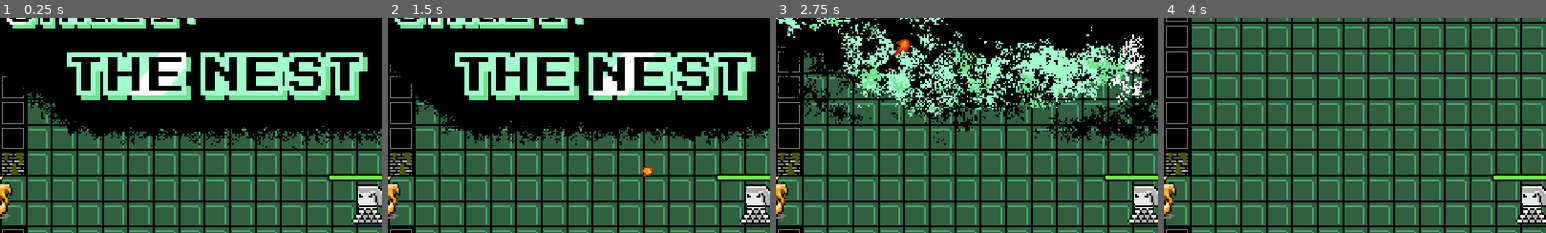
Above: before the commit, frames 1-4 (left to right).
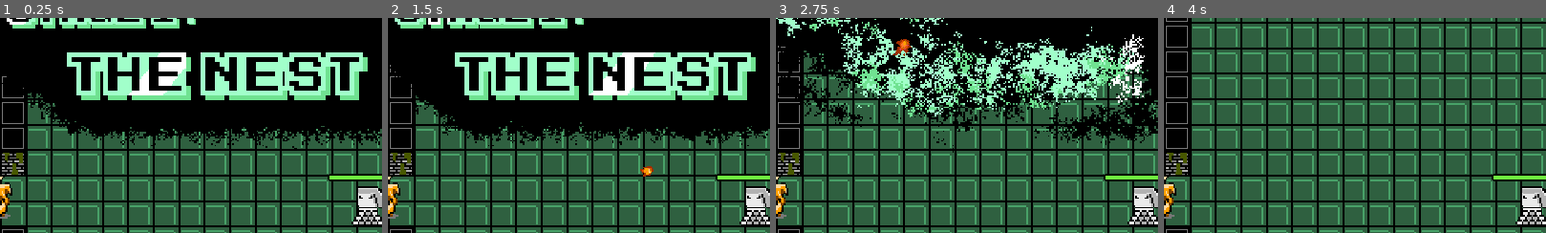
Above: after the commit, the same moments.

Repository: jonathanlin0/Theseus
Game: Godot game, scene res://Levels/Level2.tscn
Same seed, same stepped clock (60 frames per second), same inputs: the game is played once before the commit and once after it. This scene is started directly instead of the project's main scene. Sound files missing from this copy of the repository are replaced by a short silence.
Inputs (mouse positions are % of the whole screen's width and height, from its top left):
- Up to frame 1 (0.25 s): no input
- Up to frame 2 (1.5 s): tap Enter at 0.5 s; move the mouse to (72, 45) at 0.52 s; hold Up (ui_up) 0.53-1.28 s; hold Space (ui_space) 0.53-1.28 s; click (72, 45) at 0.67 s; tap Keypad Enter (ui_accept) at 0.77, 0.8, 1.07, 1.35 s; move the mouse to (30, 55) at 1.27 s
- Up to frame 3 (2.75 s): tap Keypad Enter (ui_accept) at 1.52, 1.82, 2.3 s; tap Space (ui_space) at 1.55 s; move the mouse to (60, 28) at 2.02 s; hold Up (ui_up) from 2.03 s (still down); click (60, 28) at 2.1 s
- Up to frame 4 (4 s): move the mouse to (45, 70) at 2.77 s; tap Space (ui_space) at 2.85 s; click (45, 70) at 2.92 s; tap Keypad Enter (ui_accept) at 3.02, 3.32, 3.77, 3.8 s; move the mouse to (80, 65) at 3.52 s; release Up (ui_up) at 3.53 s; hold Shift from 3.53 s (still down)
The pictures show only the part of the screen within x 50-100%, y 9-59%; the shares and areas given below are measured in that part.

The runs differ from the first frame. In frame 1, 0.7% of the frame differs, in the area x 92-100%, y 77-97%; in frame 2, 0.7%; in frame 3, 0.7%; in frame 4, 0.7%.

Commit message:
whack done maybe more spawn boxes needed

Diff:
--- a/Theseus/Bosses/Snake Goddess/Snake_Goddess.gd
+++ b/Theseus/Bosses/Snake Goddess/Snake_Goddess.gd
@@ -15,6 +15,7 @@
 var velocity = Vector2()
 var speed = 0
 var health = master_data.snake_goddess_health
+var dir = "left"
 
 func _ready():
 	$Health_Bar.setMax(master_data.snake_goddess_health)
@@ -23,6 +24,15 @@
 func _physics_process(delta):
 	#activate when the player gets close
 	#if master_data.hypotnuse(get_parent().get_child(3).get_global_position(), get_global_position())<150 and sleeping:
+	if position.x > master_data.player_x:
+		dir = "left"
+		$AnimatedSprite.flip_h = false
+
+	if position.x < master_data.player_x:
+		dir = "right"
+		$AnimatedSprite.flip_h = true
+
+
 	if master_data.hypotnuse(Vector2(master_data.player_global_x, master_data.player_global_y), get_global_position()) < 150 and sleeping:
 		activate()
 
@@ -57,6 +67,7 @@
 	$AnimatedSprite.play("whack")
 	previous_animation = "whack"
 	master_data.health -= master_data.snake_goddess_whack_damage
+	get_parent().get_node("Player")._knockback(dir,8)
 
 func damage(dmg):
 	if can_be_damaged:
--- a/Theseus/Bosses/Snake Goddess/Snake_Goddess.tscn
+++ b/Theseus/Bosses/Snake Goddess/Snake_Goddess.tscn
@@ -104,6 +104,51 @@
 atlas = ExtResource( 3 )
 region = Rect2( 1710, 0, 114, 89 )
 
+[sub_resource type="AtlasTexture" id=1]
+flags = 8
+atlas = ExtResource( 1 )
+region = Rect2( 0, 0, 114, 89 )
+
+[sub_resource type="AtlasTexture" id=2]
+flags = 8
+atlas = ExtResource( 1 )
+region = Rect2( 114, 0, 114, 89 )
+
+[sub_resource type="AtlasTexture" id=3]
+flags = 8
+atlas = ExtResource( 1 )
+region = Rect2( 228, 0, 114, 89 )
+
+[sub_resource type="AtlasTexture" id=4]
+flags = 8
+atlas = ExtResource( 1 )
+region = Rect2( 342, 0, 114, 89 )
+
+[sub_resource type="AtlasTexture" id=5]
+flags = 8
+atlas = ExtResource( 1 )
+region = Rect2( 456, 0, 114, 89 )
+
+[sub_resource type="AtlasTexture" id=6]
+flags = 8
+atlas = ExtResource( 1 )
+region = Rect2( 570, 0, 114, 89 )
+
+[sub_resource type="AtlasTexture" id=7]
+flags = 8
+atlas = ExtResource( 1 )
+region = Rect2( 684, 0, 114, 89 )
+
+[sub_resource type="AtlasTexture" id=8]
+flags = 8
+atlas = ExtResource( 1 )
+region = Rect2( 798, 0, 114, 89 )
+
+[sub_resource type="AtlasTexture" id=9]
+flags = 8
+atlas = ExtResource( 1 )
+region = Rect2( 912, 0, 114, 89 )
+
 [sub_resource type="AtlasTexture" id=32]
 flags = 8
 atlas = ExtResource( 4 )
@@ -118,51 +163,6 @@
 flags = 8
 atlas = ExtResource( 4 )
 region = Rect2( 228, 0, 114, 89 )
-
-[sub_resource type="AtlasTexture" id=1]
-flags = 8
-atlas = ExtResource( 1 )
-region = Rect2( 0, 0, 114, 89 )
-
-[sub_resource type="AtlasTexture" id=2]
-flags = 8
-atlas = ExtResource( 1 )
-region = Rect2( 114, 0, 114, 89 )
-
-[sub_resource type="AtlasTexture" id=3]
-flags = 8
-atlas = ExtResource( 1 )
-region = Rect2( 228, 0, 114, 89 )
-
-[sub_resource type="AtlasTexture" id=4]
-flags = 8
-atlas = ExtResource( 1 )
-region = Rect2( 342, 0, 114, 89 )
-
-[sub_resource type="AtlasTexture" id=5]
-flags = 8
-atlas = ExtResource( 1 )
-region = Rect2( 456, 0, 114, 89 )
-
-[sub_resource type="AtlasTexture" id=6]
-flags = 8
-atlas = ExtResource( 1 )
-region = Rect2( 570, 0, 114, 89 )
-
-[sub_resource type="AtlasTexture" id=7]
-flags = 8
-atlas = ExtResource( 1 )
-region = Rect2( 684, 0, 114, 89 )
-
-[sub_resource type="AtlasTexture" id=8]
-flags = 8
-atlas = ExtResource( 1 )
-region = Rect2( 798, 0, 114, 89 )
-
-[sub_resource type="AtlasTexture" id=9]
-flags = 8
-atlas = ExtResource( 1 )
-region = Rect2( 912, 0, 114, 89 )
 
 [sub_resource type="AtlasTexture" id=31]
 flags = 8
@@ -231,14 +231,14 @@
 "name": "death",
 "speed": 10.0
 }, {
+"frames": [ SubResource( 1 ), SubResource( 2 ), SubResource( 3 ), SubResource( 4 ), SubResource( 5 ), SubResource( 6 ), SubResource( 7 ), SubResource( 8 ), SubResource( 9 ) ],
+"loop": true,
+"name": "activate",
+"speed": 10.0
+}, {
 "frames": [ SubResource( 32 ), SubResource( 33 ), SubResource( 34 ) ],
 "loop": true,
 "name": "whack",
-"speed": 10.0
-}, {
-"frames": [ SubResource( 1 ), SubResource( 2 ), SubResource( 3 ), SubResource( 4 ), SubResource( 5 ), SubResource( 6 ), SubResource( 7 ), SubResource( 8 ), SubResource( 9 ) ],
-"loop": true,
-"name": "activate",
 "speed": 10.0
 }, {
 "frames": [ SubResource( 31 ) ],
@@ -275,6 +275,7 @@
 script = ExtResource( 7 )
 
 [node name="AnimatedSprite" type="AnimatedSprite" parent="."]
+position = Vector2( 0, 1 )
 frames = SubResource( 10 )
 animation = "statue"
 playing = true
@@ -290,6 +291,8 @@
 scale = Vector2( 2, 1 )
 
 [node name="C1" type="CollisionShape2D" parent="Wall_Spacer/Check1"]
+position = Vector2( -3.5, 0 )
+scale = Vector2( 1.408, 1.485 )
 shape = SubResource( 45 )
 
 [node name="Check2" type="Area2D" parent="Wall_Spacer"]
@@ -297,6 +300,8 @@
 scale = Vector2( 2, 1 )
 
 [node name="C2" type="CollisionShape2D" parent="Wall_Spacer/Check2"]
+position = Vector2( 3.5, -8 )
+scale = Vector2( 1.408, 1.485 )
 shape = SubResource( 46 )
 
 [node name="Check3" type="Area2D" parent="Wall_Spacer"]
@@ -304,6 +309,8 @@
 scale = Vector2( 2, 1 )
 
 [node name="C3" type="CollisionShape2D" parent="Wall_Spacer/Check3"]
+position = Vector2( 3.5, 1 )
+scale = Vector2( 1.408, 1.485 )
 shape = SubResource( 47 )
 
 [node name="Check4" type="Area2D" parent="Wall_Spacer"]
@@ -311,6 +318,8 @@
 scale = Vector2( 2, 1 )
 
 [node name="C4" type="CollisionShape2D" parent="Wall_Spacer/Check4"]
+position = Vector2( -3.5, -7 )
+scale = Vector2( 1.408, 1.485 )
 shape = SubResource( 48 )
 
 [node name="Check5" type="Area2D" parent="Wall_Spacer"]
@@ -318,6 +327,8 @@
 scale = Vector2( 2, 1 )
 
 [node name="C5" type="CollisionShape2D" parent="Wall_Spacer/Check5"]
+position = Vector2( -3.5, 7 )
+scale = Vector2( 1.408, 1.485 )
 shape = SubResource( 49 )
 
 [node name="Check6" type="Area2D" parent="Wall_Spacer"]
@@ -325,6 +336,8 @@
 scale = Vector2( 2, 1 )
 
 [node name="C6" type="CollisionShape2D" parent="Wall_Spacer/Check6"]
+position = Vector2( 3.5, 7 )
+scale = Vector2( 1.408, 1.485 )
 shape = SubResource( 50 )
 
 [node name="Health_Bar" parent="." instance=ExtResource( 8 )]
@@ -343,24 +356,25 @@
 [node name="Positions" type="Node2D" parent="."]
 
 [node name="SpawnLocation1" type="Position2D" parent="Positions"]
-position = Vector2( -34, 11 )
+position = Vector2( -41, 11 )
 
 [node name="SpawnLocation2" type="Position2D" parent="Positions"]
-position = Vector2( 21, -16 )
+position = Vector2( 28, -24 )
 
 [node name="SpawnLocation3" type="Position2D" parent="Positions"]
-position = Vector2( 36, 15 )
+position = Vector2( 43, 16 )
 
 [node name="SpawnLocation4" type="Position2D" parent="Positions"]
-position = Vector2( -16, -16 )
+position = Vector2( -23, -23 )
 
 [node name="SpawnLocation5" type="Position2D" parent="Positions"]
-position = Vector2( -16, 41 )
+position = Vector2( -23, 48 )
 
 [node name="SpawnLocation6" type="Position2D" parent="Positions"]
-position = Vector2( 19, 41 )
+position = Vector2( 26, 48 )
 
 [node name="ProximityDetection" type="Area2D" parent="."]
+visible = false
 
 [node name="TooClose" type="CollisionShape2D" parent="ProximityDetection"]
 position = Vector2( 2, 12 )
--- a/Theseus/Menu/Title_Screen.tscn
+++ b/Theseus/Menu/Title_Screen.tscn
@@ -228,7 +228,7 @@
 position = Vector2( 238, 135 )
 scale = Vector2( 1.05, 1.05 )
 frames = SubResource( 1 )
-frame = 8
+frame = 12
 playing = true
 
 [node name="Play" type="TextureButton" parent="."]
